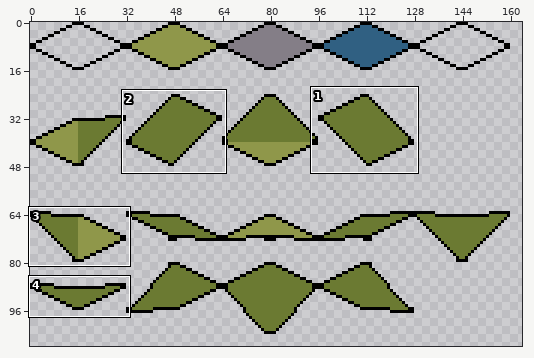
Pixel-art file -- assets/iso-tiles2.aseprite. The first picture is a wide view before the edit; the outline marks the close-up.
Close-up. First the earlier version:
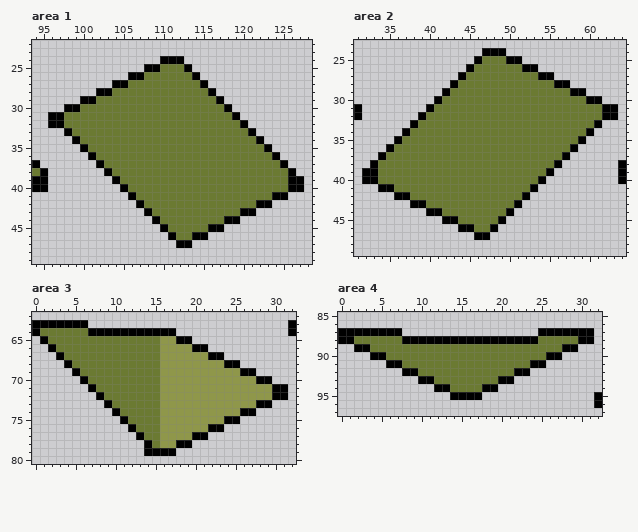
256x256 pixels, 1 frame. Shown: area 1: x 94..128, y 22..49; area 2: x 31..64, y 23..49; area 3: x 0..32, y 62..80; area 4: x 0..32, y 85..97. The wide view leaves out empty margins. The commit also changed other parts of the picture, which this record leaves out.
After the commit:
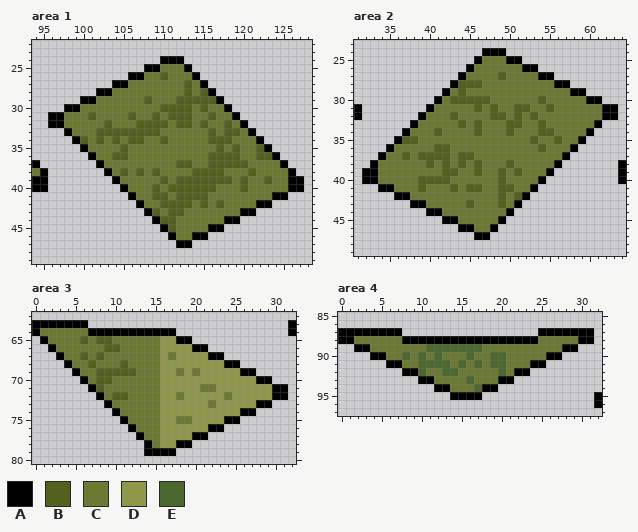
Palette (. is transparent): A #000000  B #53611f  C #6b7a32  D #8f974a  E #4b692f
The edit:
Area 1:
Colour B replaces colour C in row 26 at x 110; in row 27 at x 113; in row 28 at x 113 and 115; in row 29 at x 108 and 112 to 116; in row 30 at x 110 to 113 and 115; in row 31 at x 101, 106, 109, 111 to 113 and 116.
Colour B replaces colour C in row 32 at x 103, 107 to 110, 112 to 113, 115 and 118; in row 33 at x 102 to 109, 116 and 118 to 119; in row 34 at x 100, 102, 104, 106 to 107, 110 and 116 to 118; in row 35 at x 105, 117, 119 and 122; in row 36 at x 104 to 105, 116 to 119 and 122 to 123; in row 37 at x 112 to 113 and 116 to 120.
Colour B replaces colour C in row 38 at x 105, 107, 109, 114 to 117 and 121; in row 39 at x 110, 112 to 118, 120 and 123; in row 40 at x 109, 111 to 116 and 120; in row 41 at x 109 to 110 and 112 to 115; in row 42 at x 110 to 113, 115 and 117; in row 43 at x 109 and 111 to 112.
Colour B replaces colour C in row 44 at x 110 to 111; in row 45 at x 111.
Area 2:
Colour B replaces colour C in row 27 at x 49; in row 28 at x 44 to 46; in row 29 at x 44; in row 30 at x 43 to 47 and 54; in row 31 at x 46, 48, 51 to 52 and 55; in row 32 at x 43, 48 to 49, 51 and 53.
Colour B replaces colour C in row 33 at x 44, 46, 50 to 51 and 54; in row 34 at x 41, 46, 50 and 54 to 55; in row 35 at x 37 to 38, 53 and 56; in row 36 at x 41 to 42 and 54; in row 37 at x 37, 39 to 42 and 44 to 45; in row 38 at x 40, 42, 44, 46 and 50.
Colour B replaces colour C in row 39 at x 42 to 43, 46, 49 and 51; in row 40 at x 39 to 42 and 49; in row 41 at x 39, 43, 45 to 46 and 49 to 50; in row 42 at x 49 and 51; in row 43 at x 45 and 49.
Area 3:
Colour B replaces colour C in row 65 at x 6 and 8 to 9; in row 66 at x 9 to 10; in row 67 at x 6 and 8; in row 68 at x 7 and 11; in row 69 at x 8 to 12; in row 70 at x 8 to 9.
Colour B replaces colour C in row 71 at x 8; in row 72 at x 10 to 11.
Colour C replaces colour D in row 67 at x 17; in row 69 at x 18 and 20; in row 71 at x 21 to 22; in row 72 at x 18 and 24; in row 73 at x 22; in row 75 at x 18 to 19.
Area 4:
Colour E replaces colour C in row 89 at x 11 to 17; in row 90 at x 8, 10, 12, 16 and 19 to 20; in row 91 at x 10 to 13, 15, 17 and 19 to 20; in row 92 at x 10, 13 to 14 and 20; in row 93 at x 16; in row 94 at x 17.
